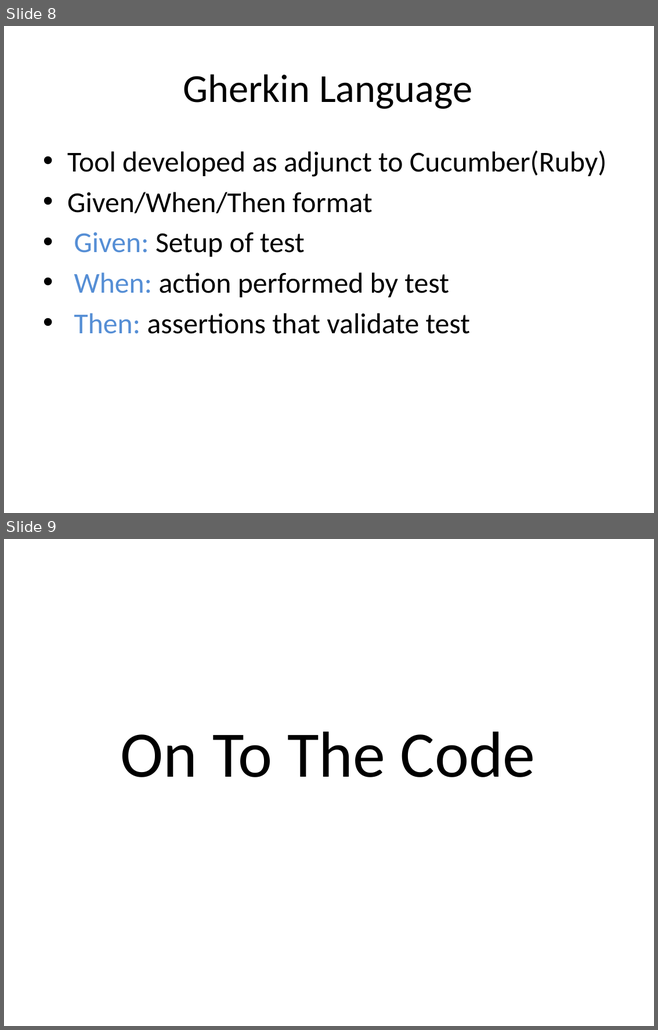
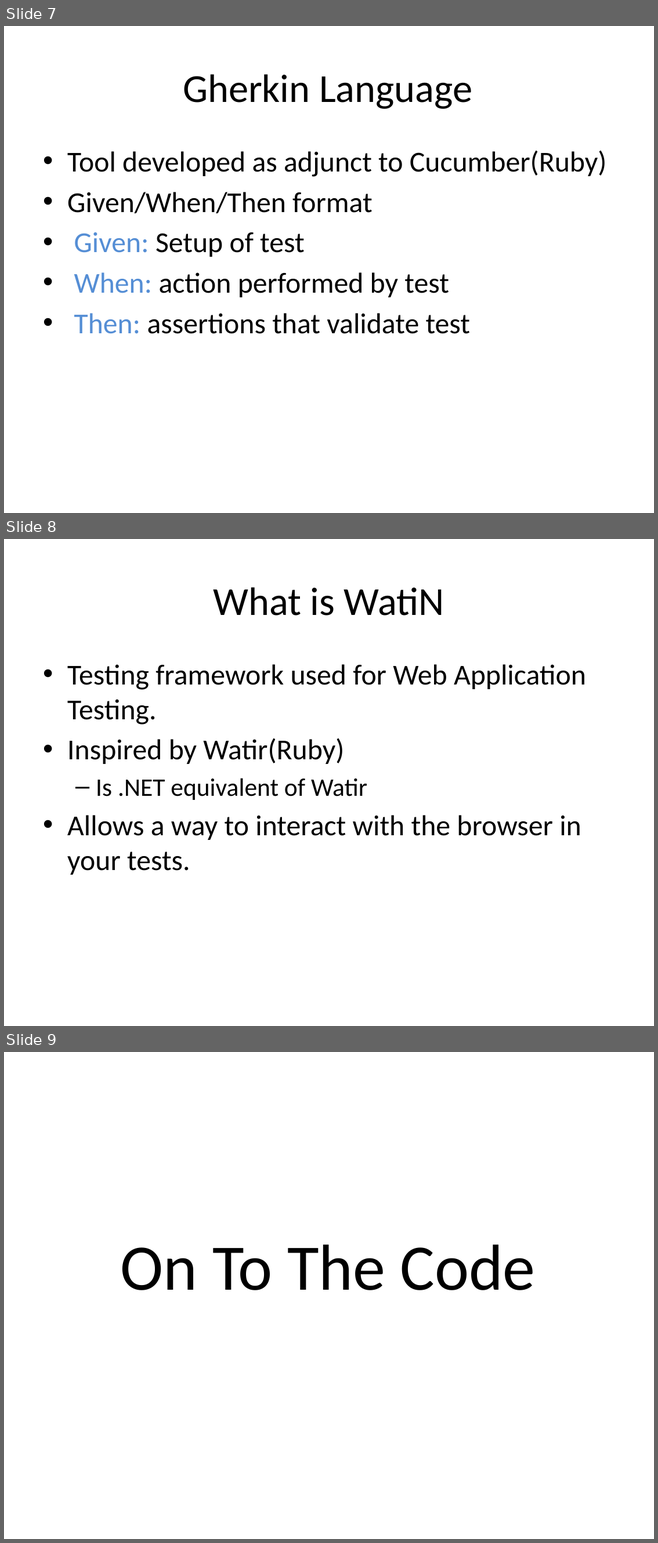
Before and after one commit to jerrelblankenship/Presentations, a slide deck: ColumbusCodeCamp2012/Slides/BDDWebApp.pptx. Shown one above the other, each under a label of ours: slides 8 and 9 before the commit, slides 7, 8 and 9 after it. The pictures are 658x1030 and 658x1543 pixels, drawn with LibreOffice and Linux fonts; fonts in the diff are those of the drawing. Boxes give left, top, right and bottom in pixels: in the first picture for what was removed or moved away, otherwise in the second. Text is boxed around its words. In the diff, an @@ line names an element or a change of style, - is before the commit and + after.

```diff
--- a/ColumbusCodeCamp2012/Slides/BDDWebApp.pptx
+++ b/ColumbusCodeCamp2012/Slides/BDDWebApp.pptx
@@ slide 8 added at (x1=4, y1=539, x2=654, y2=1026), background #FFFFFF @@
@@ title added at (x1=213, y1=587, x2=444, y2=616), 44 pt, text #000000 @@
+What is WatiN
@@ text added at (x1=67, y1=664, x2=586, y2=875), 32 pt, text #000000 @@
+• Testing framework used for Web Application Testing.
+• Inspired by Watir(Ruby)
+  – Is .NET equivalent of Watir
+• Allows a way to interact with the browser in your tests.
@@ what was slide 8 is now slide 7 @@
```
Also in this commit, not shown: 5 slides changed, 1 slide removed.
